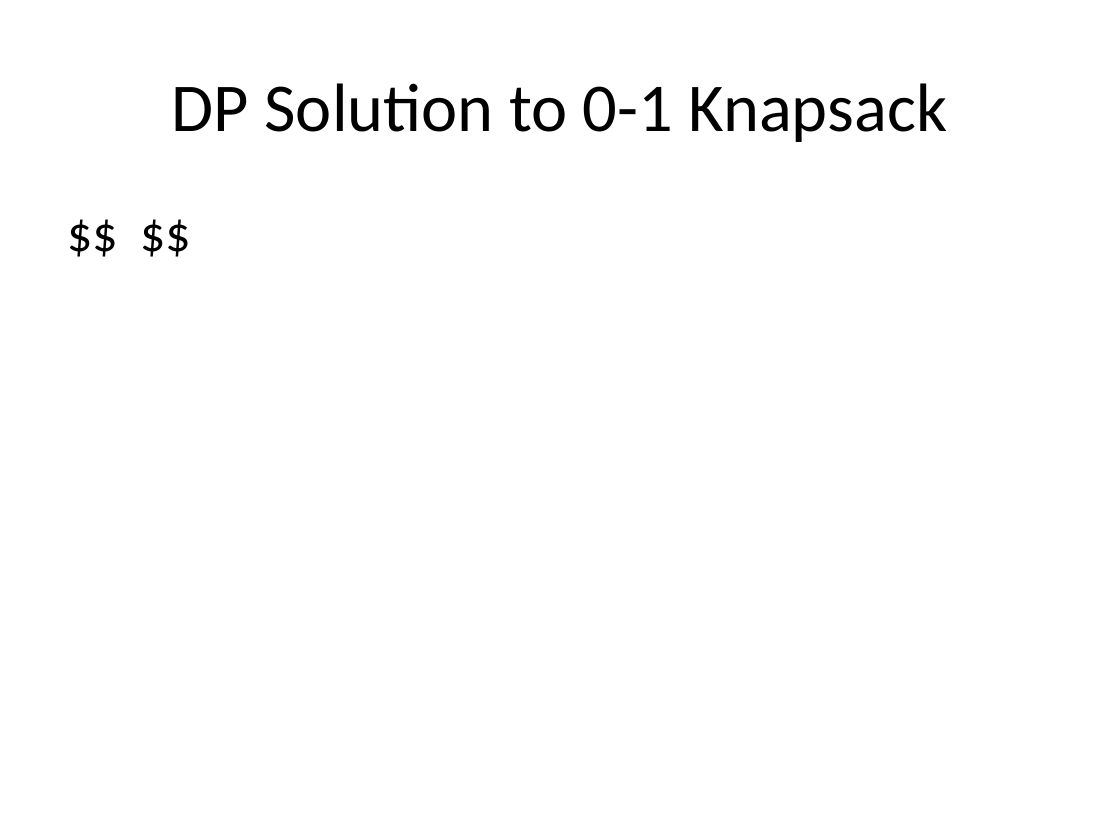
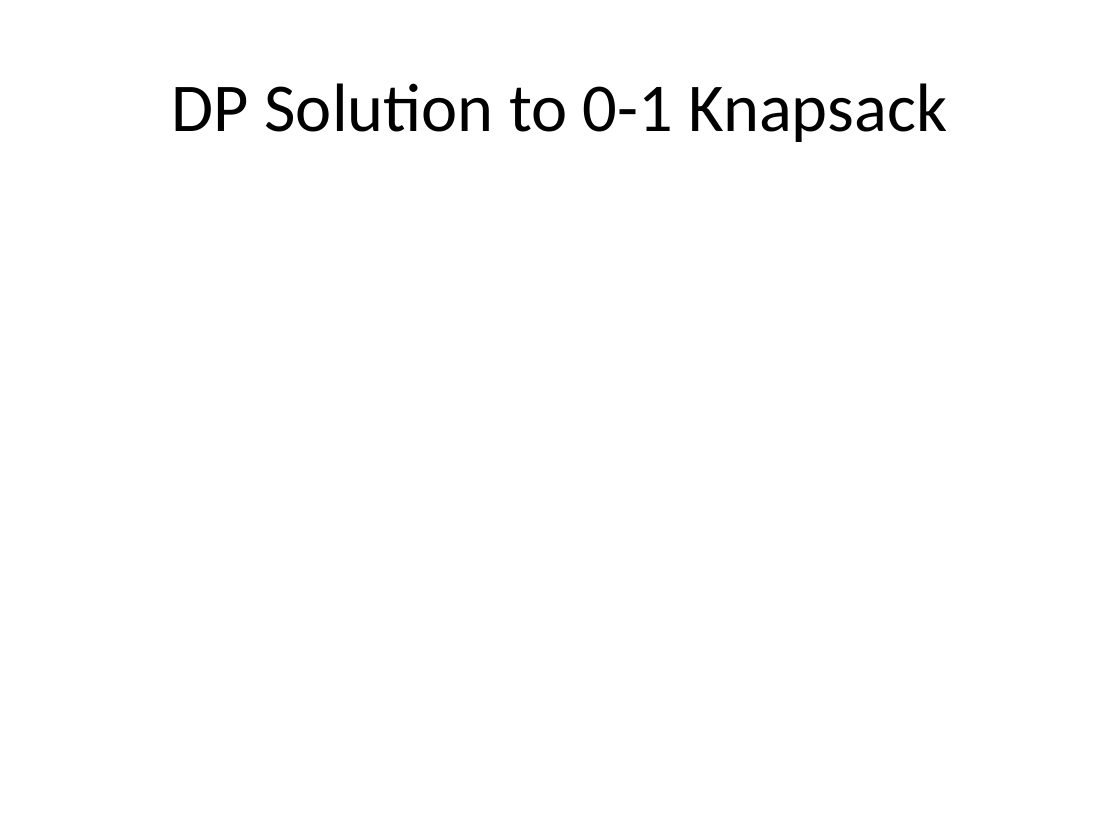
Before and after one commit to ucoruh/ce100-algorithms-and-programming-II, a slide deck: slide 71 of docs/week-7/ce100-week-7-knapsack.tr.md_word.pptx. Drawn at 1120x840 pixels with LibreOffice and Linux fonts; fonts in the diff are those of the drawing. Boxes give left, top, right and bottom in pixels: in the first picture for what was removed or moved away, otherwise in the second. Text is boxed around its words. In the diff, an @@ line names an element or a change of style, - is before the commit and + after.

Commit message:
week-7 knapsack algorithm latex fixed for parsing problem

```diff
--- a/docs/week-7/ce100-week-7-knapsack.tr.md_word.pptx
+++ b/docs/week-7/ce100-week-7-knapsack.tr.md_word.pptx
@@ text removed at [56, 196, 1064, 750] @@
-$$ $$
```
Also in this commit, not shown: 1 other slide changed, 9 other files.
